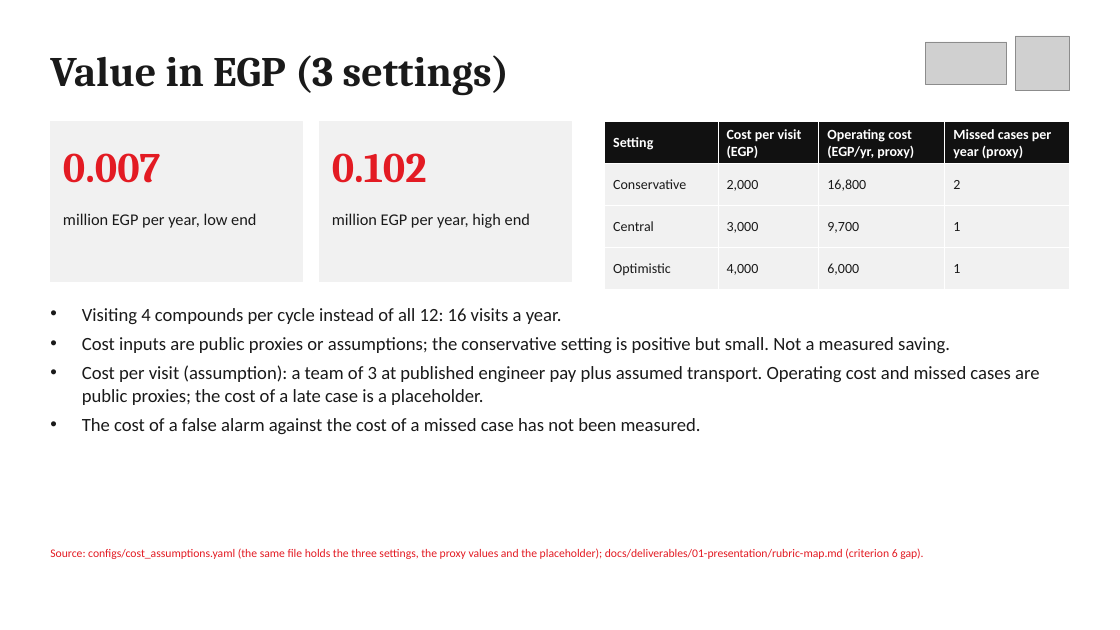
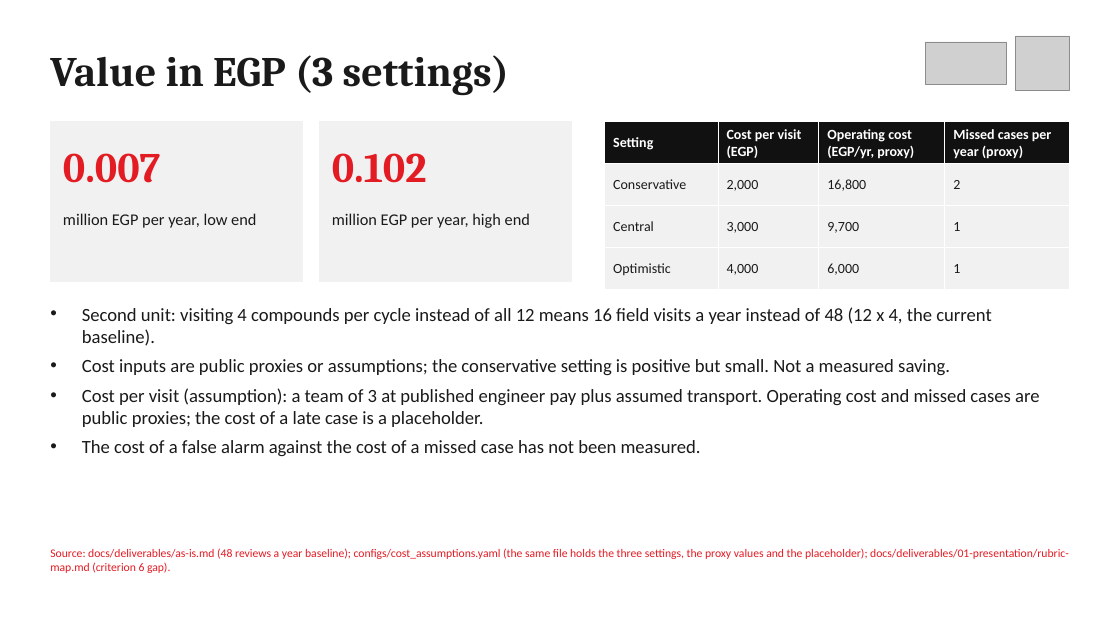
Before and after one commit to elsayedelmandoh/spaceeye-geoai, a slide deck: slide 17 of docs/deliverables/01-presentation/presentation.pptx. Drawn at 1120x630 pixels with LibreOffice and Linux fonts; fonts in the diff are those of the drawing; grey boxes stand for pictures. Boxes give left, top, right and bottom in pixels: in the first picture for what was removed or moved away, otherwise in the second. Text is boxed around its words. In the diff, an @@ line names an element or a change of style, - is before the commit and + after.

Commit message:
docs: rubric audit fixes in deck, transcript and rubric map; talk 14:30 in a 20-minute slot

```diff
--- a/docs/deliverables/01-presentation/presentation.pptx
+++ b/docs/deliverables/01-presentation/presentation.pptx
@@ text at (x1=82, y1=307, x2=991, y2=346): text changed @@
-• Visiting 4 compounds per cycle instead of all 12: 16 visits a year.
+• Second unit: visiting 4 compounds per cycle instead of all 12 means 16 field visits a year instead of 48 (12 x 4, the current baseline).
@@ text at (x1=50, y1=548, x2=1069, y2=573): text changed @@
-Source: configs/cost_assumptions.yaml (the same file holds the three settings, the proxy values and the placeholder); docs/deliverables/01-presentation/rubric-map.md (criterion 6 gap).
+Source: docs/deliverables/as-is.md (48 reviews a year baseline); configs/cost_assumptions.yaml (the same file holds the three settings, the proxy values and the placeholder); docs/deliverables/01-presentation/rubric-map.md (criterion 6 gap).
```
Also in this commit, not shown: 9 other slides changed, 5 other files.
